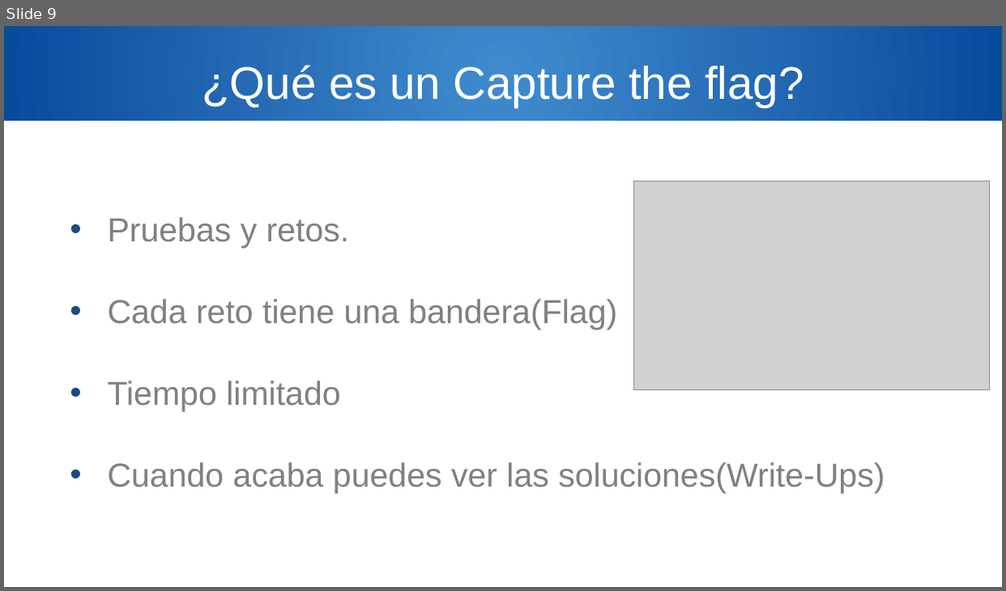
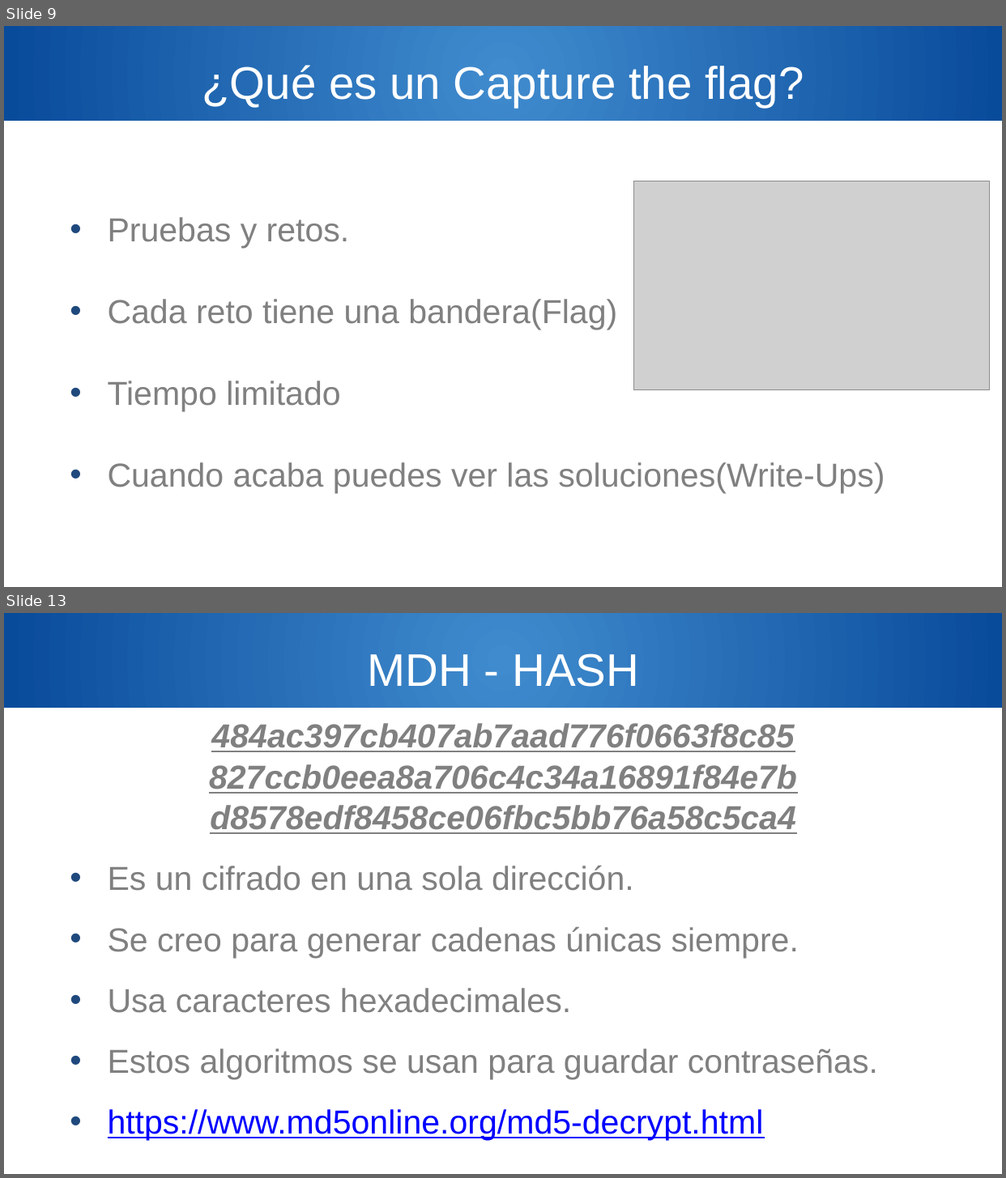
Before and after one commit to Ulixses/CursoHackingUtad, a slide deck: PresentaciónTaller.pptx. Shown one above the other, each under a label of ours: slide 9 before the commit, slides 9 and 13 after it; the slides between them are not shown. The pictures are 1006x591 and 1006x1178 pixels, drawn with LibreOffice and Linux fonts; fonts in the diff are those of the drawing; grey boxes stand for pictures; background and template pictures are left out. Boxes give left, top, right and bottom in pixels: in the first picture for what was removed or moved away, otherwise in the second. Text is boxed around its words. In the diff, an @@ line names an element or a change of style, - is before the commit and + after.

```diff
--- a/PresentaciónTaller.pptx
+++ b/PresentaciónTaller.pptx
@@ slide 13 added at (4, 613, 1002, 1174), background #FFFFFF; not listed: 1 template element that a slide beside it also shows @@
@@ text added at (368, 653, 639, 687), 44 pt, text #FFFFFF @@
+MDH - HASH
@@ text added at (108, 723, 878, 1140), 32 pt, text #808080 @@
+484ac397cb407ab7aad776f0663f8c85
+827ccb0eea8a706c4c34a16891f84e7b
+d8578edf8458ce06fbc5bb76a58c5ca4
+• Es un cifrado en una sola dirección.
+• Se creo para generar cadenas únicas siempre.
+• Usa caracteres hexadecimales.
+• Estos algoritmos se usan para guardar contraseñas.
+• https://www.md5online.org/md5-decrypt.html
```
Also in this commit, not shown: 4 slides changed, 2 other slides added, 2 other files.
